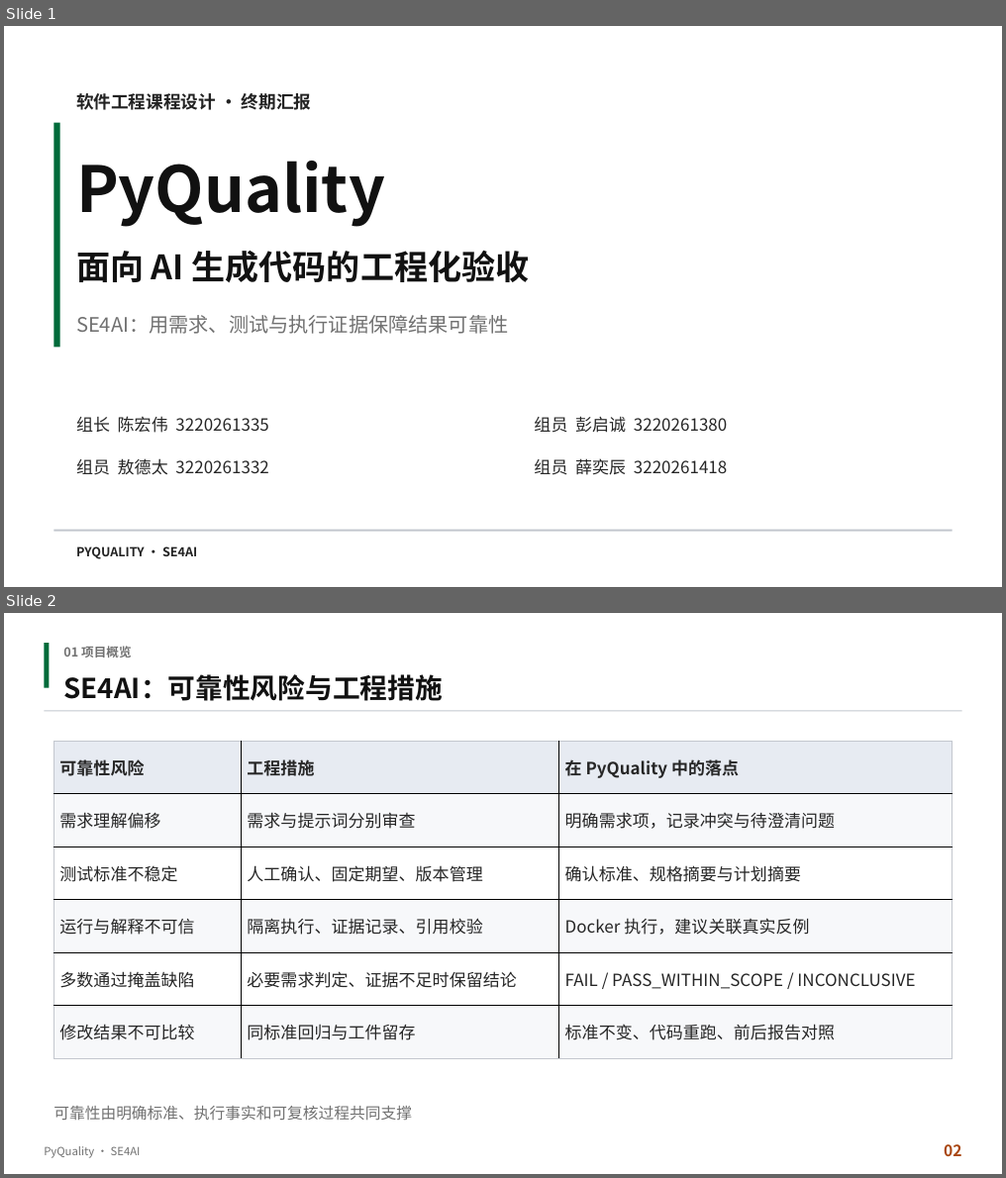
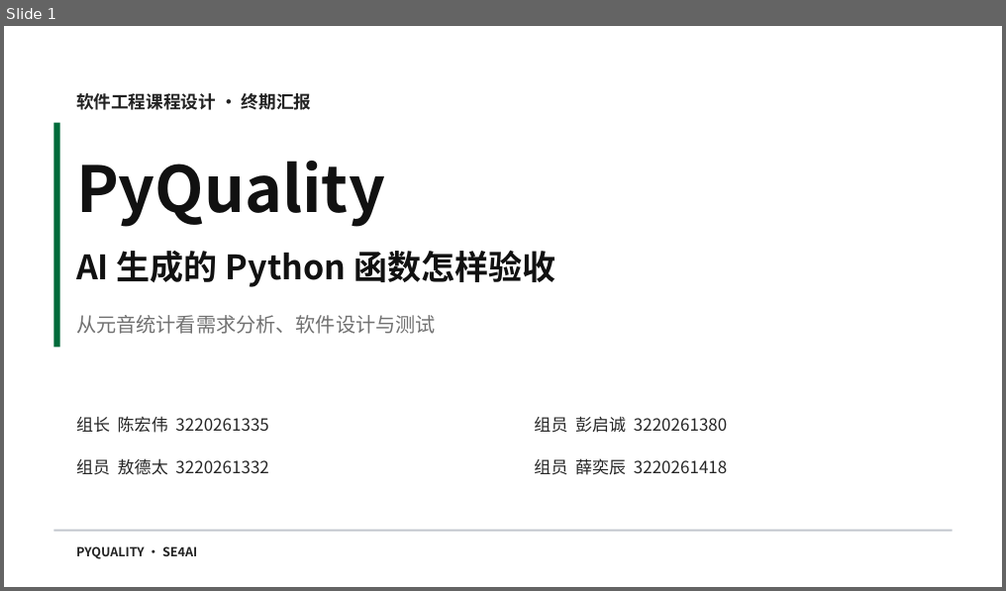
Before and after one commit to aCuttlefish/PyQuality, a slide deck: course-delivery/docs/汇报与实机演示/PyQuality_终期汇报.pptx. Shown one above the other, each under a label of ours: slides 1 and 2 before the commit, slide 1 after it. The pictures are 1006x1178 and 1006x591 pixels, drawn with LibreOffice and Linux fonts; fonts in the diff are those of the drawing. Boxes give left, top, right and bottom in pixels: in the first picture for what was removed or moved away, otherwise in the second. Text is boxed around its words. In the diff, an @@ line names an element or a change of style, - is before the commit and + after.

```diff
--- a/course-delivery/docs/汇报与实机演示/PyQuality_终期汇报.pptx
+++ b/course-delivery/docs/汇报与实机演示/PyQuality_终期汇报.pptx
@@ slide 2 removed at (4,613,1002,1174), background #FFFFFF @@
@@ rectangle removed at (45,643,49,688) @@
@@ text removed at (63,646,131,658) @@
-01 项目概览
@@ text removed at (63,674,443,701) @@
-SE4AI：可靠性风险与工程措施
@@ line removed from (45, 711) to (961, 711) @@
@@ table removed at (54,741,951,1059), 6 rows, 3 columns @@
-可靠性风险 | 工程措施 | 在 PyQuality 中的落点
-需求理解偏移 | 需求与提示词分别审查 | 明确需求项，记录冲突与待澄清问题
-测试标准不稳定 | 人工确认、固定期望、版本管理 | 确认标准、规格摘要与计划摘要
-运行与解释不可信 | 隔离执行、证据记录、引用校验 | Docker 执行，建议关联真实反例
-多数通过掩盖缺陷 | 必要需求判定、证据不足时保留结论 | FAIL / PASS_WITHIN_SCOPE / INCONCLUSIVE
-修改结果不可比较 | 同标准回归与工件留存 | 标准不变、代码重跑、前后报告对照
@@ text removed at (54,1106,412,1121) @@
-可靠性由明确标准、执行事实和可复核过程共同支撑
@@ text removed at (44,1147,141,1158) @@
-PyQuality · SE4AI
@@ text removed at (944,1145,962,1157) @@
-02
@@ slide 1 changed as well @@
@@ text at (76,251,555,287): text changed @@
-面向 AI 生成代码的工程化验收
+AI 生成的 Python 函数怎样验收
@@ text at (76,315,436,334): text changed @@
-SE4AI：用需求、测试与执行证据保障结果可靠性
+从元音统计看需求分析、软件设计与测试
```
Also in this commit, not shown: 9 other slides changed, 6 slides added, 27 other slides removed, 4 other files.
